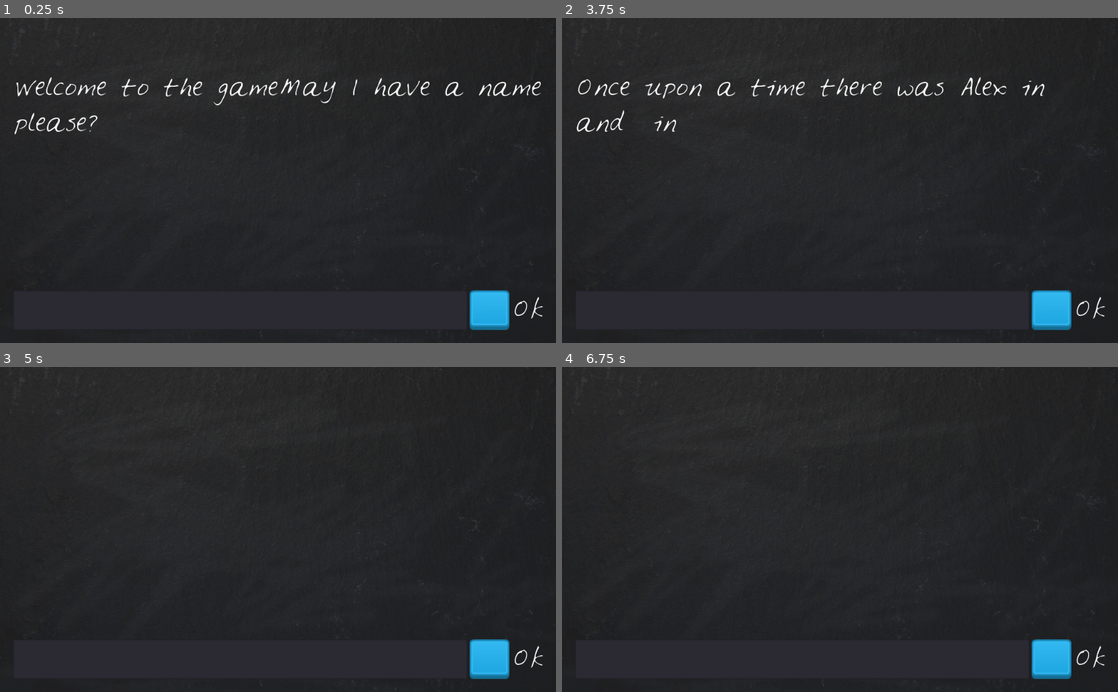
Above: before the commit, frames 1-4 (two rows, left to right).
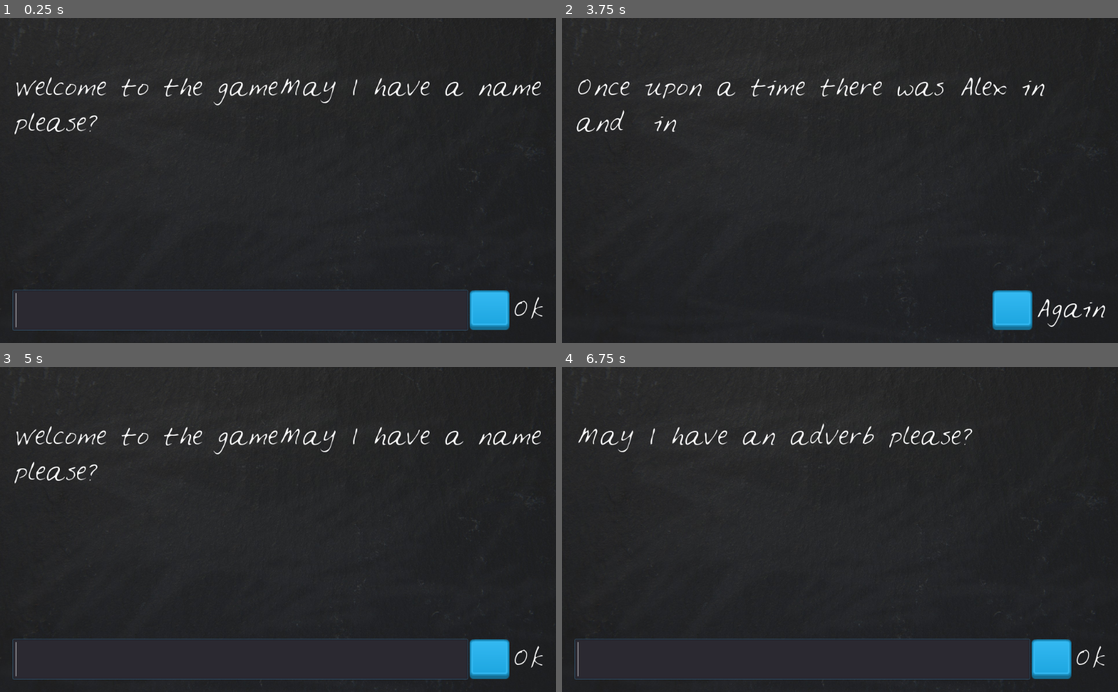
Above: after the commit, the same moments.

Repository: PatrykDagiel/GodotProjects
Game: Godot game, scene res://LonnyLips.tscn
Two runs of this game, one before a commit and one after it. Both use one fixed random seed, a clock stepped at 60 frames per second and the inputs below.
Inputs (mouse positions are in pixels of both pictures, inside the frame that each line leads up to):
- Up to frame 1 (0.25 s): no input
- Up to frame 2 (3.75 s): click (801, 310) at 0.52 s; type "Alex" at 0.6 s; click (1051, 310) at 1.25 s; click (1051, 310) at 2 s; click (1051, 310) at 2.75 s; tap Enter at 3.5 s
- Up to frame 3 (5 s): tap Space at 4.25 s
- Up to frame 4 (6.75 s): tap Enter at 5, 6.5 s; tap Space at 5.75 s

The runs differ from the first frame. In frame 1, 0.6% of the frame differs, in the area x 2-85%, y 83-97%; in frame 2, 1.9%; in frame 3, 1.9%, in the area x 2-98%, y 18-97%; in frame 4, 1.4%.
Error before the commit: Invalid get index '5' (on base: 'Array'). (res://LonnyLips.gd:34)

Commit message:
Functional LL

Diff:
--- a/LoonyLips/LonnyLips.gd
+++ b/LoonyLips/LonnyLips.gd
@@ -10,13 +10,17 @@
 func _ready():
 	welcome_prompt()
 	check_player_words_length()
+	PlayerText.grab_focus()
 
 
 func _on_PlayerText_text_entered(new_text):
 	add_to_player_words()
 
 func _on_TextureButton_pressed():
-	add_to_player_words()
+	if is_story_done():
+		get_tree().reload_current_scene()
+	else:
+		add_to_player_words()
 
 func welcome_prompt():
 	DisplayText.text = "Welcome to the game"
@@ -38,6 +42,11 @@
 
 func check_player_words_length():
 	if is_story_done():
-		tell_story()
+		end_game()
 	else:
 		prompt_player()
+
+func end_game():
+	PlayerText.queue_free()
+	$VBoxContainer/HBoxContainer/Label.text = "Again"
+	tell_story()
--- a/LoonyLips/LonnyLips.tscn
+++ b/LoonyLips/LonnyLips.tscn
@@ -63,6 +63,7 @@
 margin_top = 479.0
 margin_right = 976.0
 margin_bottom = 552.0
+alignment = 2
 
 [node name="PlayerText" type="LineEdit" parent="VBoxContainer/HBoxContainer"]
 margin_right = 837.0
